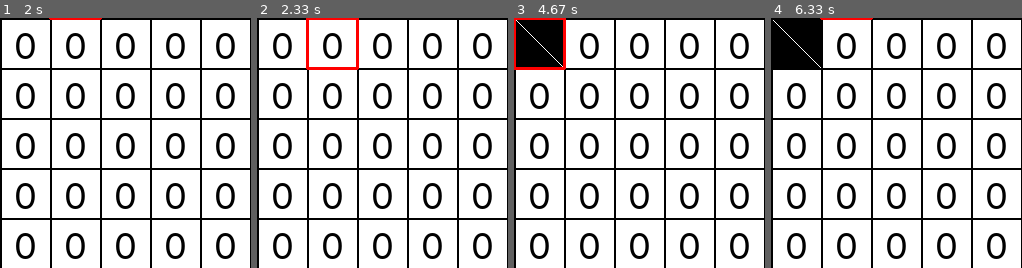
Above: before the commit, frames 1-4 (left to right).
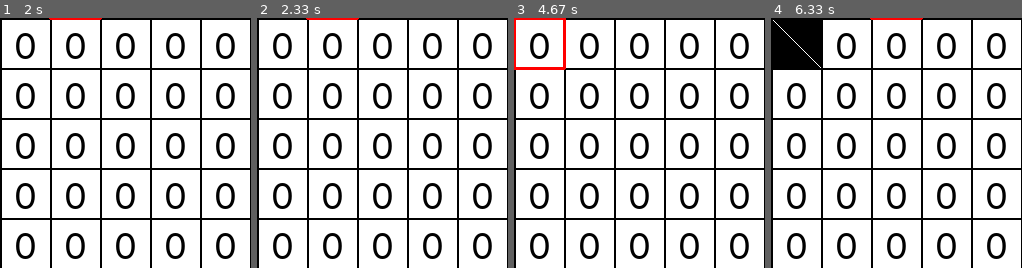
Above: after the commit, the same moments.

Repository: prabhat-suresh/Games_using_PyGame
Game: pygame game, started from kakuro_solver/kakuro_solver.py
Two runs of this game, one before a commit and one after it. Both use one fixed random seed, a clock stepped at 60 frames per second and the inputs below.
Inputs:
- Up to frame 1 (2 s): type "10 (at the terminal prompt)" at 0 s; type "10 (at the terminal prompt)" at 0 s; hold Right 0.33-0.8 s; hold Up 0.83-1.13 s; hold Right 1.17-1.63 s; hold Left from 1.67 s (still down); tap B at 1.82 s
- Up to frame 2 (2.33 s): release Left at 2.2 s; hold Down from 2.23 s (still down)
- Up to frame 3 (4.67 s): release Down at 2.53 s; hold Left 2.57-2.97 s; hold Up 3-3.37 s; tap B at 3.15, 4.62 s; hold Right 3.4-4.03 s; hold Down 4.07-4.43 s; hold Left from 4.47 s (still down)
- Up to frame 4 (6.33 s): release Left at 4.93 s; hold Right 4.97-5.43 s; hold Up 5.47-5.77 s; tap 2 at 5.62 s; hold Right 5.8-6.27 s; tap B at 5.95 s; hold Left from 6.3 s (still down)
The pictures show only the part of the screen within x 0-50%, y 0-50%; the shares and areas given below are measured in that part.

Frame 1 is identical in both runs. In frame 2, 0.7% of the frame differs, in the area x 19-41%, y 0-21%; in frame 3, 3.2%, in the area x 0-20%, y 0-20%; in frame 4, 0.3%.

Commit message:
added sample inputs and updated files

Diff:
--- a/kakuro_solver/kakuro_solver.py
+++ b/kakuro_solver/kakuro_solver.py
@@ -40,6 +40,8 @@
 
 curr_mouse_x=0
 curr_mouse_y=0
+
+fps = pygame.time.Clock()
 
 def is_move_ok(i,j,num):
     rowval,colval=[],[]
@@ -253,3 +255,4 @@
                 solve(1,1)
 
     pygame.display.update()
+    fps.tick(15)
--- /dev/null
+++ b/kakuro_solver/sample_inputs.txt
@@ -0,0 +1,46 @@
+7 7
+
+-1 -1 26 -1 20 -1 7 -1 10 -1 -1 -1 -1 -1
+-1 14 0 0  0 0  0 0  0 0 32 -1 -1 -1
+-1 30 0 0  0 0  0 0  0 0  0 0  11 -1
+-1 9 0 0  0 0 -1 -1 -1 9 0 0  0 0
+-1 3 0 0  0 0 9 -1 3 7 0 0  0 0
+-1 -1 -1 31 0 0  0 0  0 0  0 0  0 0
+-1 -1 -1 -1 -1 15 0 0  0 0  0 0  0 0
+
+Solution:
+-1 -1 -1 -1 -1 -1 -1
+-1 8 3 1 2 -1 -1
+-1 9 5 6 8 2 -1
+-1 7 2 -1 -1 7 2
+-1 2 1 -1 -1 6 1
+-1 -1 9 7 2 8 5
+-1 -1 -1 2 1 9 3
+
+12 10
+
+-1 -1 4 -1 14 -1 28 -1 16 -1 -1 -1 -1 -1 29 -1 40 -1 -1 -1
+-1 15 0 0  0 0  0 0  0 0 9 -1 12 8 0 0  0 0   -1 -1
+-1 37 0 0  0 0  0 0  0 0  0 0  0 0  0 0  0 0  16 -1
+-1 -1 -1 11 0 0  0 0  18 30 0 0  0 0  0 0  0 0  0 0
+-1 -1 35 -1 31 14 0 0  0 0  20 -1 -1 18 0 0  0 0  0 0
+-1 34 0 0  0 0  0 0  0 0  0 0 23 -1 -1 10 0 0  0 0
+-1 6 0 0  0 0  -1 10 0 0  0 0  0 0  15 13 0 0  0 0
+-1 9 0 0  0 0 10 -1 -1 31 0 0  0 0  0 0  0 0  0 0
+-1 12 0 0  0 0  0 0 9 -1 8 13 0 0  0 0  12 -1 -1 -1
+-1 22 0 0  0 0  0 0  0 0  0 0 11 14 0 0  0 0  16 -1
+-1 -1 -1 40 0 0  0 0  0 0  0 0  0 0  0 0  0 0  0 0
+-1 -1 -1 7 0 0  0 0 -1 -1 -1 22 0 0  0 0  0 0  0 0
+
+Solution:
+-1 -1 -1 -1 -1 -1 -1 -1 -1 -1
+-1 3 1 2 9 -1 -1 7 1 -1
+-1 1 6 9 7 2 3 5 4 -1
+-1 -1 7 4 -1 7 9 8 5 1
+-1 -1 -1 6 8 -1 -1 9 6 3
+-1 6 4 7 9 8 -1 -1 8 2
+-1 5 1 -1 1 3 6 -1 9 4
+-1 7 2 -1 -1 9 8 1 7 6
+-1 8 3 1 -1 -1 9 4 -1 -1
+-1 9 7 3 1 2 -1 5 9 -1
+-1 -1 9 4 8 6 3 2 1 7
Not shown, changed: kakuro_solver/a.out
Not shown, changed: kakuro_solver/kakuro_solver.c
